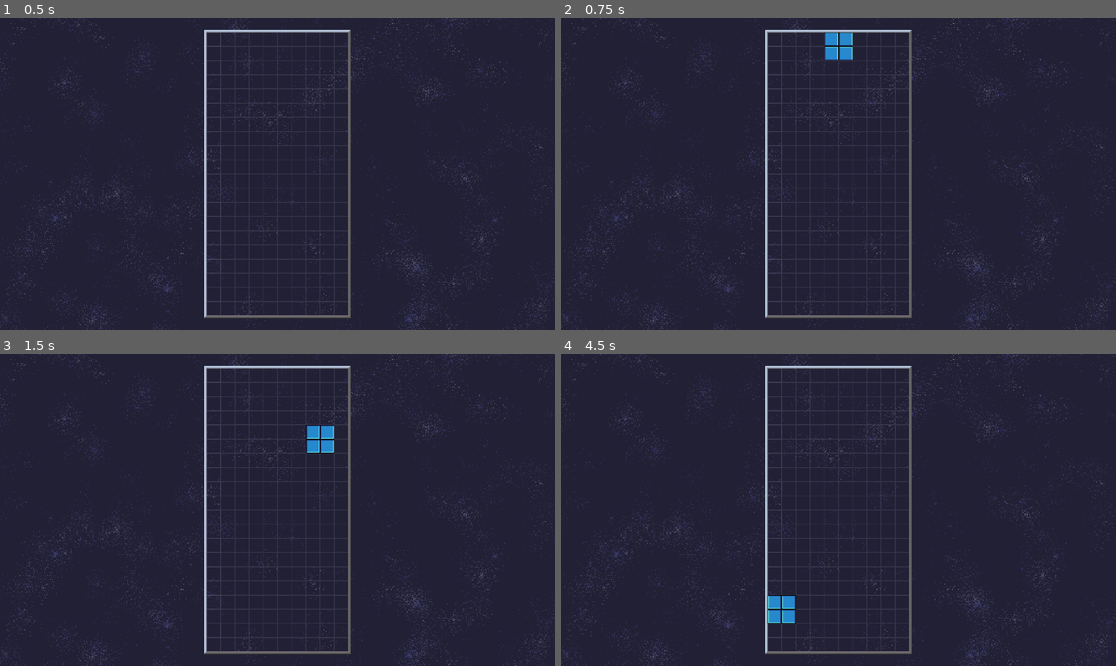
Above: before the commit, frames 1-4 (two rows, left to right).
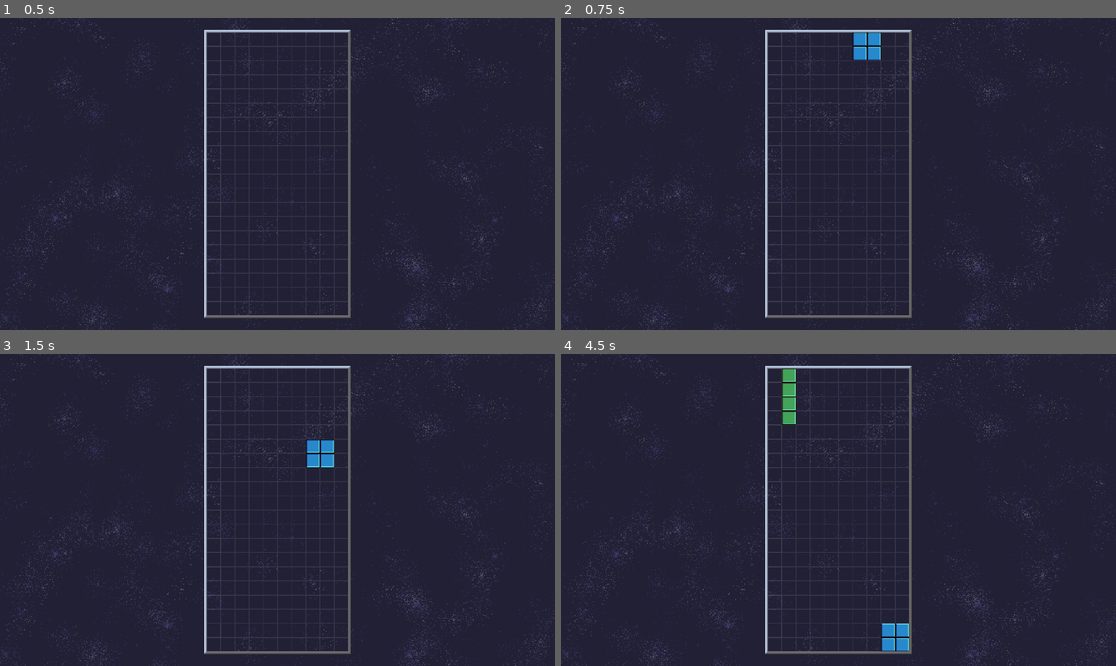
Above: after the commit, the same moments.

Repository: VAastro19/tetris_godot
Game: Godot game, scene res://scenes/game.tscn
Same seed, same stepped clock (60 frames per second), same inputs: the game is played once before the commit and once after it.
Inputs:
- Up to frame 1 (0.5 s): no input
- Up to frame 2 (0.75 s): tap Enter at 0.5 s; hold Right (right) from 0.53 s (still down); tap Space (rotate) at 0.6 s
- Up to frame 3 (1.5 s): release Right (right) at 1.28 s; hold Down (down) from 1.28 s (still down); tap Space (rotate) at 1.35 s
- Up to frame 4 (4.5 s): release Down (down) at 2.03 s; hold Right (right) 2.03-3.53 s; tap Space (rotate) at 2.1, 2.75, 2.85, 3.6, 4.35 s; hold Left (left) from 3.53 s (still down)

Frame 1 is identical in both runs. In frame 2, 0.9% of the frame differs, in the area x 47-58%, y 4-14%; in frame 3, 0.5%; in frame 4, 1.4%, in the area x 37-63%, y 4-96%.

Commit message:
fixed rotating into other shapes. Minor improvements

Diff:
--- a/project.godot
+++ b/project.godot
@@ -18,6 +18,10 @@
 [autoload]
 
 Enums="*res://scripts/enums.gd"
+
+[global_group]
+
+Blocks="All the instanced blocks"
 
 [input]
 
--- a/scenes/block.tscn
+++ b/scenes/block.tscn
@@ -1,6 +1,67 @@
-[gd_scene load_steps=3 format=3 uid="uid://cc2yx1dp8lkrk"]
+[gd_scene load_steps=6 format=3 uid="uid://cc2yx1dp8lkrk"]
 
 [ext_resource type="Script" uid="uid://dpx8u8t7ctajs" path="res://scripts/block.gd" id="1_8r6n6"]
+
+[sub_resource type="Animation" id="Animation_8r6n6"]
+resource_name = "disappear"
+length = 1.25
+tracks/0/type = "value"
+tracks/0/imported = false
+tracks/0/enabled = true
+tracks/0/path = NodePath("Sprite2D:visible")
+tracks/0/interp = 1
+tracks/0/loop_wrap = true
+tracks/0/keys = {
+"times": PackedFloat32Array(0),
+"transitions": PackedFloat32Array(1),
+"update": 1,
+"values": [false]
+}
+tracks/1/type = "value"
+tracks/1/imported = false
+tracks/1/enabled = true
+tracks/1/path = NodePath("SpriteShadow:visible")
+tracks/1/interp = 1
+tracks/1/loop_wrap = true
+tracks/1/keys = {
+"times": PackedFloat32Array(0, 0.26666668, 0.5, 0.76666665, 1, 1.2666667),
+"transitions": PackedFloat32Array(1, 1, 1, 1, 1, 1),
+"update": 1,
+"values": [true, false, true, false, true, false]
+}
+
+[sub_resource type="Animation" id="Animation_cgrg5"]
+length = 0.001
+tracks/0/type = "value"
+tracks/0/imported = false
+tracks/0/enabled = true
+tracks/0/path = NodePath("Sprite2D:visible")
+tracks/0/interp = 1
+tracks/0/loop_wrap = true
+tracks/0/keys = {
+"times": PackedFloat32Array(0),
+"transitions": PackedFloat32Array(1),
+"update": 1,
+"values": [true]
+}
+tracks/1/type = "value"
+tracks/1/imported = false
+tracks/1/enabled = true
+tracks/1/path = NodePath("SpriteShadow:visible")
+tracks/1/interp = 1
+tracks/1/loop_wrap = true
+tracks/1/keys = {
+"times": PackedFloat32Array(0),
+"transitions": PackedFloat32Array(1),
+"update": 1,
+"values": [false]
+}
+
+[sub_resource type="AnimationLibrary" id="AnimationLibrary_cgrg5"]
+_data = {
+&"RESET": SubResource("Animation_cgrg5"),
+&"disappear": SubResource("Animation_8r6n6")
+}
 
 [sub_resource type="RectangleShape2D" id="RectangleShape2D_8r6n6"]
 size = Vector2(32, 32)
@@ -9,6 +70,14 @@
 script = ExtResource("1_8r6n6")
 
 [node name="Sprite2D" type="Sprite2D" parent="."]
+
+[node name="SpriteShadow" type="Sprite2D" parent="."]
+visible = false
+
+[node name="AnimationPlayer" type="AnimationPlayer" parent="."]
+libraries = {
+&"": SubResource("AnimationLibrary_cgrg5")
+}
 
 [node name="CollisionShape2D" type="CollisionShape2D" parent="."]
 shape = SubResource("RectangleShape2D_8r6n6")
@@ -33,3 +102,5 @@
 target_position = Vector2(8, 8)
 hit_from_inside = true
 collide_with_areas = true
+
+[connection signal="animation_finished" from="AnimationPlayer" to="." method="_on_animation_finished"]
--- a/scenes/game.tscn
+++ b/scenes/game.tscn
@@ -17,11 +17,11 @@
 [node name="Shapes" type="Node" parent="."]
 
 [node name="WorldTimer" type="Timer" parent="."]
-wait_time = 0.6
+wait_time = 0.5
 autostart = true
 
 [node name="PlayerInputTimer" type="Timer" parent="."]
-wait_time = 0.1
+wait_time = 0.15
 autostart = true
 
 [connection signal="timeout" from="WorldTimer" to="." method="_on_world_timer_timeout"]
--- a/scripts/block.gd
+++ b/scripts/block.gd
@@ -1,6 +1,26 @@
 # block.gd
 extends Area2D
 class_name Block
+
+# Preloads all of the possible colors for shapes
+var blue: Texture2D = load("res://assets/graphics/blocks/blue.png")
+var purple: Texture2D = load("res://assets/graphics/blocks/purple.png")
+var green: Texture2D = load("res://assets/graphics/blocks/green.png")
+var yellow: Texture2D = load("res://assets/graphics/blocks/yellow.png")
+var red: Texture2D = load("res://assets/graphics/blocks/red.png")
+
+# Preloads all of the possible shadow colors for shapes
+var blue_shadow: Texture2D = load("res://assets/graphics/shadows/blue_shadow.png")
+var purple_shadow: Texture2D = load("res://assets/graphics/shadows/purple_shadow.png")
+var green_shadow: Texture2D = load("res://assets/graphics/shadows/green_shadow.png")
+var yellow_shadow: Texture2D = load("res://assets/graphics/shadows/yellow_shadow.png")
+var red_shadow: Texture2D = load("res://assets/graphics/shadows/red_shadow.png")
+
+var block_color: Enums.BlockColor
+
+# Make shadow invisible at the beginning
+func _ready() -> void:
+	$SpriteShadow.visible = false
 
 # Make blocks above screen invisible
 func _process(_delta: float) -> void:
@@ -8,3 +28,38 @@
 		visible = false
 	else:
 		visible = true
+
+## Sets the color of the block based on attribute set by shape class
+func set_block_color(color: Enums.BlockColor) -> void:
+	match color:
+
+		Enums.BlockColor.BLUE:
+			get_node("Sprite2D").texture = blue
+			get_node("SpriteShadow").texture = blue_shadow
+
+		Enums.BlockColor.PURPLE:
+			get_node("Sprite2D").texture = purple
+			get_node("SpriteShadow").texture = purple_shadow
+
+		Enums.BlockColor.GREEN:
+			get_node("Sprite2D").texture = green
+			get_node("SpriteShadow").texture = green_shadow
+
+		Enums.BlockColor.YELLOW:
+			get_node("Sprite2D").texture = yellow
+			get_node("SpriteShadow").texture = yellow_shadow
+
+		Enums.BlockColor.RED:
+			get_node("Sprite2D").texture = red
+			get_node("SpriteShadow").texture = red_shadow
+
+		_:
+			get_node("Sprite2D").texture = red
+			get_node("SpriteShadow").texture = red_shadow
+
+func disappear() -> void:
+	remove_from_group("Blocks")
+	$AnimationPlayer.play("disappear")
+
+func _on_animation_finished(_anim_name: StringName) -> void:
+	queue_free()
--- a/scripts/game.gd
+++ b/scripts/game.gd
@@ -10,33 +10,35 @@
 var l_scene: PackedScene = preload("res://scenes/shapes/shape_l.tscn")
 var j_scene: PackedScene = preload("res://scenes/shapes/shape_j.tscn")
 
+const starting_pos: Vector2 = Vector2(149, -11)
+
 var controller: Shape
 var can_control: bool = true
-var levels: Dictionary[int, float] = {
-	0: -21,
-	1: -53,
-	2: -85,
-	3: -117,
-	4: -149,
-	5: -181,
-	6: -213,
-	7: -245,
-	8: -277,
-	9: -309,
-	10: -341,
-	11: -373,
-	12: -405,
-	13: -437,
-	14: -469,
-	15: -501,
-	16: -533,
-	17: -565,
-	18: -597,
-	19: -629
+var rows: Dictionary[int, float] = {
+	0: 21,
+	1: 53,
+	2: 85,
+	3: 117,
+	4: 149,
+	5: 181,
+	6: 213,
+	7: 245,
+	8: 277,
+	9: 309,
+	10: 341,
+	11: 373,
+	12: 405,
+	13: 437,
+	14: 469,
+	15: 501,
+	16: 533,
+	17: 565,
+	18: 597,
+	19: 629
 	}
 
 func _ready() -> void:
-	controller = generate_shape(pick_random_shape(), pick_random_color(), Vector2(53, -11))
+	controller = generate_shape(pick_random_shape(), pick_random_color(), starting_pos)
 
 func _process(_delta: float) -> void:
 
@@ -59,58 +61,63 @@
 		controller.rotate_shape()
 
 	if controller.is_controlled == false:
-		controller = generate_shape(pick_random_shape(), pick_random_color(), Vector2(53, -11))
+		controller = generate_shape(Enums.BlockShape.I, pick_random_color(), starting_pos)
+
+	for row in rows:
+		if is_full(rows[row]):
+			print("full line!")
+			remove_line(rows[row])
 
 ## Generates a shape based on provided type, color at given position
-func generate_shape(shape: Enums.BlockShape, shape_color: Enums.BlockColor, pos: Vector2) -> Shape:
+func generate_shape(shape: Enums.BlockShape, color: Enums.BlockColor, pos: Vector2) -> Shape:
 	match shape:
 
 		Enums.BlockShape.I:
 			var i_shape = i_scene.instantiate() as Shape
-			i_shape.block_color = shape_color
-			i_shape.position = pos
+			i_shape.shape_color = color
+			i_shape.global_position = pos
 			$Shapes.add_child(i_shape)
 			return i_shape
 
 		Enums.BlockShape.T:
 			var t_shape = t_scene.instantiate() as Shape
-			t_shape.block_color = shape_color
-			t_shape.position = pos
+			t_shape.shape_color = color
+			t_shape.global_position = pos
 			$Shapes.add_child(t_shape)
 			return t_shape
 
 		Enums.BlockShape.O:
 			var o_shape = o_scene.instantiate() as Shape
-			o_shape.block_color = shape_color
-			o_shape.position = pos
+			o_shape.shape_color = color
+			o_shape.global_position = pos
 			$Shapes.add_child(o_shape)
 			return o_shape
 
 		Enums.BlockShape.Z:
 			var z_shape = z_scene.instantiate() as Shape
-			z_shape.block_color = shape_color
-			z_shape.position = pos
+			z_shape.shape_color = color
+			z_shape.global_position = pos
 			$Shapes.add_child(z_shape)
 			return z_shape
 
 		Enums.BlockShape.S:
 			var s_shape = s_scene.instantiate() as Shape
-			s_shape.block_color = shape_color
-			s_shape.position = pos
+			s_shape.shape_color = color
+			s_shape.global_position = pos
 			$Shapes.add_child(s_shape)
 			return s_shape
 
 		Enums.BlockShape.L:
 			var l_shape = l_scene.instantiate() as Shape
-			l_shape.block_color = shape_color
-			l_shape.position = pos
+			l_shape.shape_color = color
+			l_shape.global_position = pos
 			$Shapes.add_child(l_shape)
 			return l_shape
 
 		Enums.BlockShape.J:
 			var j_shape = j_scene.instantiate() as Shape
-			j_shape.block_color = shape_color
-			j_shape.position = pos
+			j_shape.shape_color = color
+			j_shape.global_position = pos
 			$Shapes.add_child(j_shape)
 			return j_shape
 
@@ -141,6 +148,23 @@
 	]
 	return colors_list.pick_random()
 
+## Checks if the line is full
+func is_full(row: float) -> bool:
+	var counter: int = 0
+	for block in get_tree().get_nodes_in_group("Blocks"):
+		if block.global_position.y == row:
+			counter += 1 # does not work..
+	if counter == 10:
+		return true
+	else:
+		return false
+
+## Removes a full line
+func remove_line(row: float) -> void:
+	for block in get_tree().get_nodes_in_group("Blocks"):
+		if block.global_position.y == row:
+			block.get_parent().remove_block(block)
+
 ## Moves all the blocks after set interval passes
 func _on_world_timer_timeout() -> void:
 	var shapes = $Shapes.get_children()
--- a/scripts/shape.gd
+++ b/scripts/shape.gd
@@ -1,13 +1,6 @@
 # shape.gd
 extends Node2D
 class_name Shape
-
-# Preloads all of the possible colors for shapes
-var blue: Texture2D = load("res://assets/graphics/blocks/blue.png")
-var purple: Texture2D = load("res://assets/graphics/blocks/purple.png")
-var green: Texture2D = load("res://assets/graphics/blocks/green.png")
-var yellow: Texture2D = load("res://assets/graphics/blocks/yellow.png")
-var red: Texture2D = load("res://assets/graphics/blocks/red.png")
 
 const left_edge: int = 5
 const right_edge: int = 325
@@ -16,14 +9,16 @@
 
 var blocks: Array = []
 var raycasts: Array[RayCast2D] = []
-var block_color: Enums.BlockColor
+var shape_color: Enums.BlockColor
 var is_controlled: bool = true
 
 # Fills arrays with data and sets the color of the shape
 func _ready() -> void:
 	blocks = get_children()
 	raycasts = get_raycasts()
-	set_color(block_color)
+	set_shape_color(shape_color)
+	for block in blocks:
+		block.add_to_group("Blocks")
 
 ## If no detection with outside surface is detected, moves all the blocks
 func fall() -> void:
@@ -76,8 +71,8 @@
 	rotation_degrees += 90
 	for block in blocks:
 		var internal_raycast: RayCast2D = block.get_node("InternalRayCast")
-		if internal_raycast.is_colliding():
-			print("collision!")		# fsr collision isnt detected
+		internal_raycast.force_raycast_update()
+		if internal_raycast.is_colliding() and internal_raycast.get_collider() not in blocks:
 			rotation_degrees -= 90
 			break
 		while block.global_position.x < left_edge:
@@ -88,31 +83,13 @@
 			global_position.y -= block_size
 
 ## Sets the color of the shape based on input
-func set_color(color: Enums.BlockColor) -> void:
+func set_shape_color(color: Enums.BlockColor) -> void:
 	for block in blocks:
-		match color:
-
-			Enums.BlockColor.BLUE:
-				block.get_node("Sprite2D").texture = blue
-
-			Enums.BlockColor.PURPLE:
-				block.get_node("Sprite2D").texture = purple
-
-			Enums.BlockColor.GREEN:
-				block.get_node("Sprite2D").texture = green
-
-			Enums.BlockColor.YELLOW:
-				block.get_node("Sprite2D").texture = yellow
-
-			Enums.BlockColor.RED:
-				block.get_node("Sprite2D").texture = red
-
-			_:
-				block.get_node("Sprite2D").texture = red
+		block.set_block_color(color)
 
 ## Returns the color of the shape
-func get_color() -> Enums.BlockColor:
-	return block_color
+func get_shape_color() -> Enums.BlockColor:
+	return shape_color
 
 ## Collects all of the raycasts into a single array
 func get_raycasts() -> Array[RayCast2D]:
@@ -124,9 +101,9 @@
 	return new_raycasts
 
 ## Removes a block from the shape and updates all of the arrays after. Removes the shape if there are no blocks left
-func remove_block(block: Block) -> void:
+func remove_shape(block: Block) -> void:
 	blocks.erase(block)
-	block.queue_free()
+	block.disappear()
 	if blocks.is_empty():
 		queue_free()
 	get_raycasts()
Not shown, changed: to-do.md
